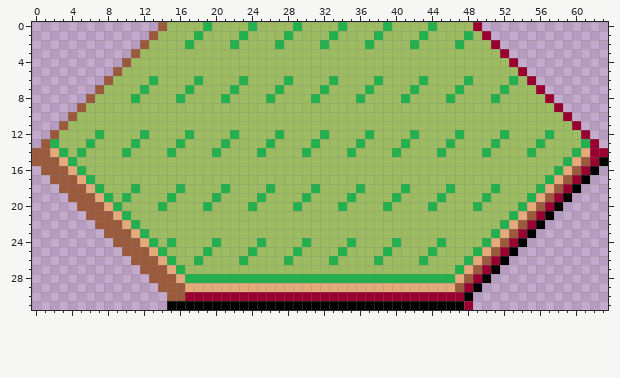
Pixel-art sprite -- sprites/tile-blank.png. Above, as it was before the edit.
The file is 64x32 pixels.
And afterwards:
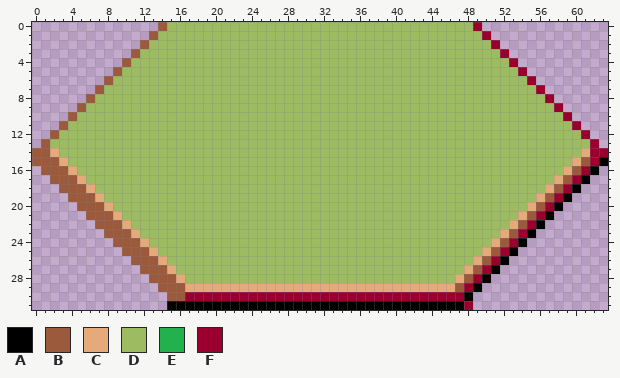
Palette (. is transparent): A #000000  B #9c5a3c  C #e5aa7a  D #9dbb61  E #22b14c  F #990030
The edit:
Changed rows in their new state; - is an unchanged pixel.
first column x 17:
 0 --D----D----D----D----D----D----
 1 -D----D----D----D----D----D----D
 2 D----D----D----D----D----D----D-
first column x 11:
 6 --D----D----D----D----D----D----D----D----D
 7 -D----D----D----D----D----D----D----D----D-
 8 D----D----D----D----D----D----D----D----D--
first column x 2:
12 -----D----D----D----D----D----D----D----D----D----D----D----
13 D---D----D----D----D----D----D----D----D----D----D----D----D
14 -D-D----D----D----D----D----D----D----D----D----D----D----D-
15 --D------------------------------------------------------D--
16 ---D----------------------------------------------------D---
17 ----D--------------------------------------------------D----
18 -----D---D----D----D----D----D----D----D----D----D----D-----
19 ------D-D----D----D----D----D----D----D----D----D----D------
20 -------D----D----D----D----D----D----D----D----D----D-------
21 --------D------------------------------------------D--------
22 ---------D----------------------------------------D---------
23 ----------D--------------------------------------D----------
24 -----------D-D----D----D----D----D----D----D----D-----------
25 ------------D----D----D----D----D----D----D----D------------
26 -------------D--D----D----D----D----D----D----D-------------
27 --------------D------------------------------D--------------
28 ---------------DDDDDDDDDDDDDDDDDDDDDDDDDDDDDD---------------
Pixel boxes of the changes (left, top, right, bottom) in both pictures:
changed: (185, 22, 473, 49)
changed: (131, 76, 518, 103)
changed: (50, 130, 590, 283)
